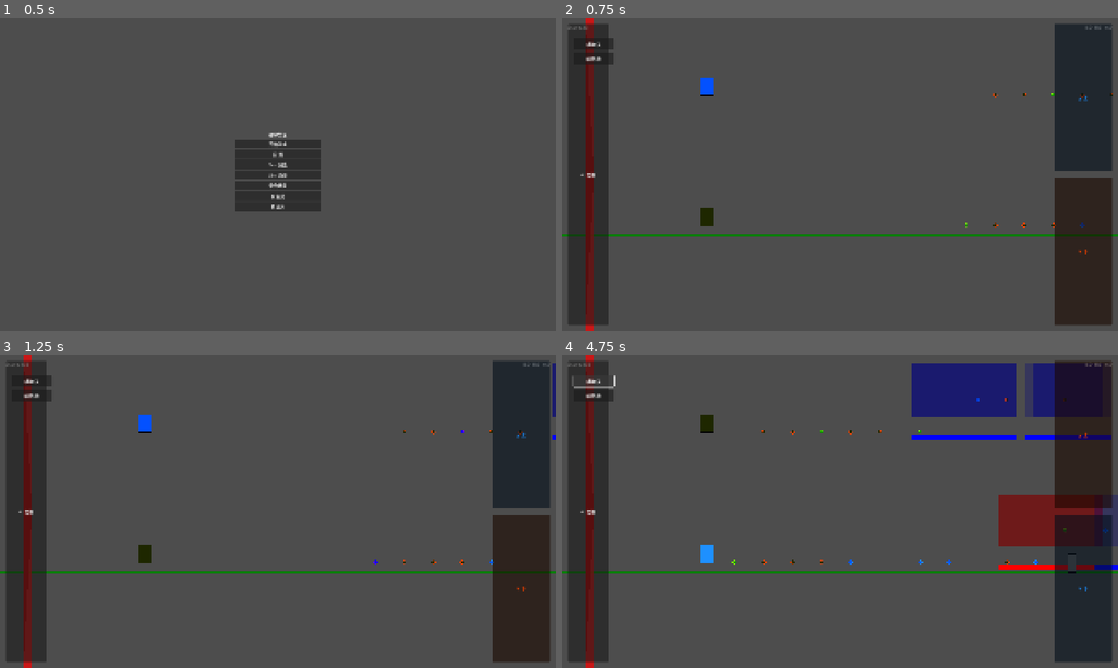
Above: before the commit, frames 1-4 (two rows, left to right).
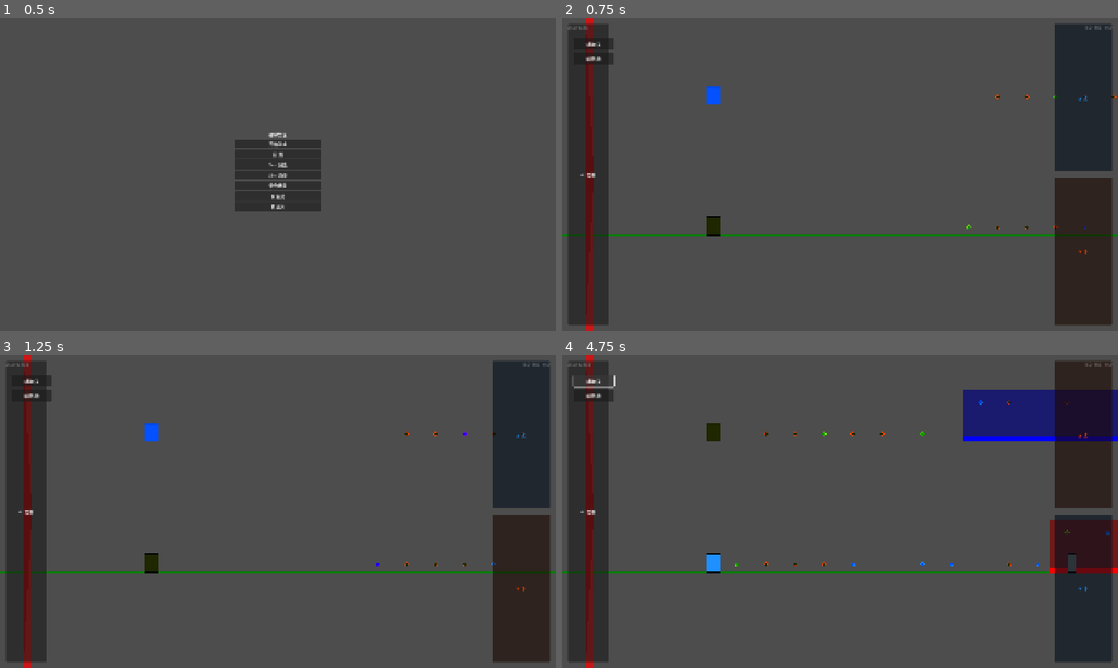
Above: after the commit, the same moments.

Repository: GeorgeMee/Magnetix
Game: Godot game, scene res://src/scenes/ui/start_menu.tscn
Same seed, same stepped clock (60 frames per second), same inputs: the game is played once before the commit and once after it.
Inputs:
- Up to frame 1 (0.5 s): no input
- Up to frame 2 (0.75 s): click "开始游戏" at 0.5 s
- Up to frame 3 (1.25 s): no input
- Up to frame 4 (4.75 s): click "⇄ 交换" at 1.25 s; click "辅助:关" at 2 s; click "辅助:开" at 2.75 s; hold Right (ui_right) 3.53-4.28 s; hold Q (magnetism_a) 3.53-4.28 s; hold Left (ui_left) from 4.28 s (still down); tap W (magnetism_b) at 4.35 s

Frame 1 is identical in both runs. In frame 2, 0.6% of the frame differs, in the area x 24-100%, y 19-70%; in frame 3, 0.7%; in frame 4, 7.8%, in the area x 24-100%, y 2-70%.

Commit message:
Fix Sprite2D offset: set centered=false on all .tscn sprite nodes
Godot Sprite2D defaults to centered=true (texture centered on position),
but original _draw() used top-left coordinates. All sprites now use
top-left anchoring: character, magnetism_sprite, field_sprite, bar_sprite,
coin sprite. Wall/hazard already had centered=false in _rebuild_grid().

Diff:
--- a/src/scenes/game/character.tscn
+++ b/src/scenes/game/character.tscn
@@ -7,6 +7,8 @@
 character_color = Color(0.118, 0.565, 1, 1)
 
 [node name="Sprite2D" type="Sprite2D" parent="."]
+centered = false
 
 [node name="MagnetismSprite" type="Sprite2D" parent="."]
+centered = false
 visible = false
--- a/src/scenes/game/coin.tscn
+++ b/src/scenes/game/coin.tscn
@@ -7,3 +7,4 @@
 coin_type = 0
 
 [node name="Sprite2D" type="Sprite2D" parent="."]
+centered = false
--- a/src/scenes/game/magnet.tscn
+++ b/src/scenes/game/magnet.tscn
@@ -9,5 +9,7 @@
 field_length = 128.0
 
 [node name="FieldSprite" type="Sprite2D" parent="."]
+centered = false
 
 [node name="BarSprite" type="Sprite2D" parent="."]
+centered = false
